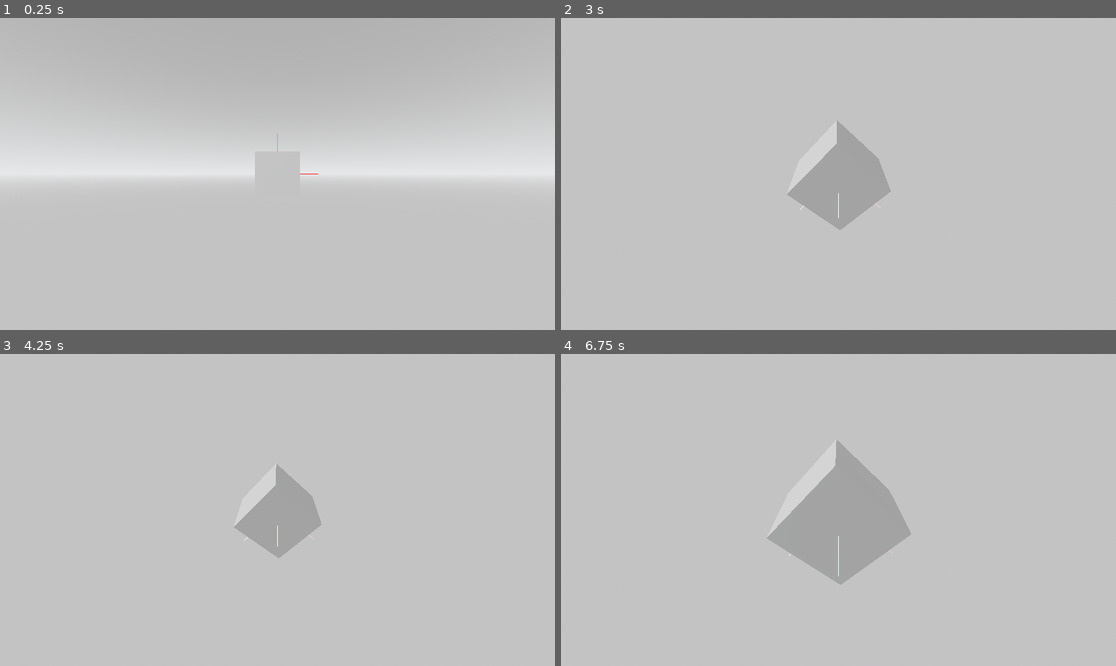
Above: before the commit, frames 1-4 (two rows, left to right).
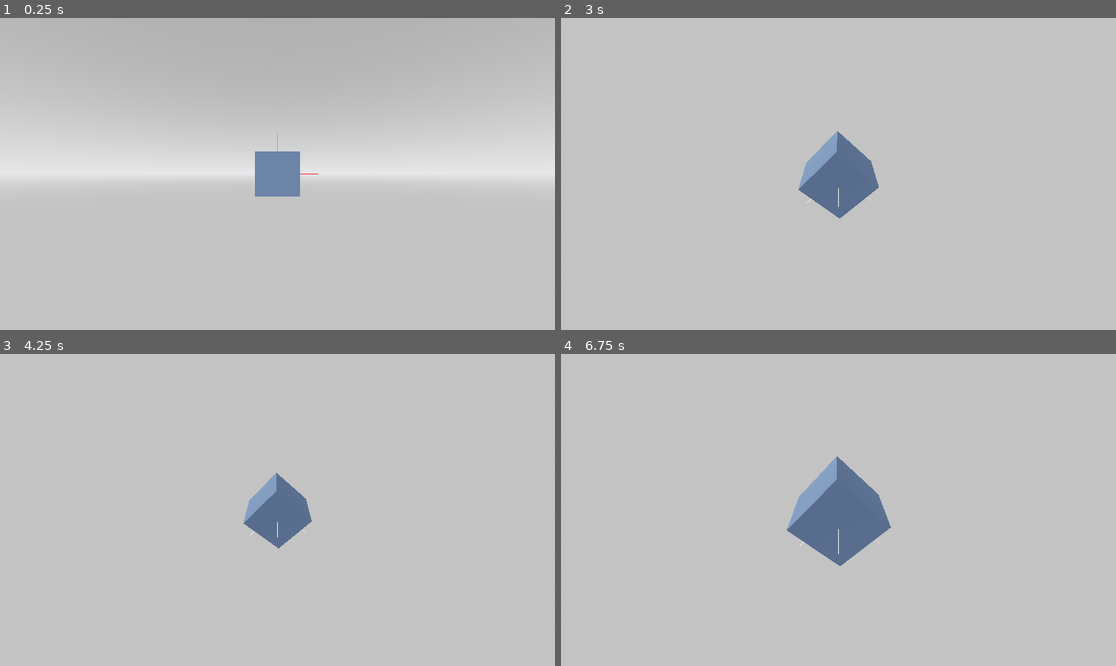
Above: after the commit, the same moments.

Repository: Nusiq/McGdModeling
Game: Godot game, scene res://3d/editor_viewport/editor_viewport.tscn
Two runs of this game, one before a commit and one after it. Both use one fixed random seed, a clock stepped at 60 frames per second and the inputs below. This scene is started directly instead of the project's main scene.
Inputs (mouse positions are in pixels of both pictures, inside the frame that each line leads up to):
- Up to frame 1 (0.25 s): no input
- Up to frame 2 (3 s): tap Enter at 0.5, 2 s; move the mouse to (960, 158) at 0.52 s; hold Mouse wheel up (shortcut.zoom_in_view) 0.53-1.28 s; click (960, 158) at 0.67 s; tap Mouse wheel down (shortcut.zoom_out_view) at 0.8, 1.35, 2.3 s; tap Space at 1.25, 2.75 s; move the mouse to (727, 189) at 1.27 s; click (727, 189) at 1.42 s; tap Mouse wheel up (shortcut.zoom_in_view) at 1.55, 2.85 s; move the mouse to (894, 105) at 2.02 s; hold Middle mouse button (gesture.pan_view) 2.03-2.78 s; click (894, 105) at 2.17 s; move the mouse to (810, 236) at 2.77 s; click (810, 236) at 2.92 s
- Up to frame 3 (4.25 s): tap Enter at 3.5 s; move the mouse to (444, 556) at 3.52 s; hold Mouse wheel down (shortcut.zoom_out_view) from 3.53 s (still down); click (444, 556) at 3.67 s
- Up to frame 4 (6.75 s): tap Space at 4.25 s; move the mouse to (672, 463) at 4.27 s; release Mouse wheel down (shortcut.zoom_out_view) at 4.28 s; tap Mouse wheel up (shortcut.zoom_in_view) at 4.35, 6.05 s; click (672, 463) at 4.42 s; move the mouse to (866, 510) at 5.02 s; hold Mouse wheel down (shortcut.zoom_out_view) 5.03-5.78 s; click (866, 510) at 5.17 s; move the mouse to (755, 432) at 5.77 s; tap Middle mouse button (gesture.pan_view) at 5.85 s; click (755, 432) at 5.92 s; move the mouse to (960, 494) at 6.52 s; hold Mouse wheel up (shortcut.zoom_in_view) from 6.53 s (still down); click (960, 494) at 6.67 s

The runs differ from the first frame. In frame 1, 1.2% of the frame differs, in the area x 45-55%, y 42-58%; in frame 2, 3.5%; in frame 3, 2.6%; in frame 4, 6.1%, in the area x 37-64%, y 27-74%.

Commit message:
Added a shortcut for centering the view to mouse cursor.

Diff:
--- a/3d/editor_viewport/editor_viewport.gd
+++ b/3d/editor_viewport/editor_viewport.gd
@@ -7,9 +7,10 @@
 @onready var camera_yaw: Node3D = $CameraTarget/CameraYaw
 @onready var camera_pitch: Node3D = $CameraTarget/CameraYaw/CameraPitch
 @onready var camera: Camera3D = $CameraTarget/CameraYaw/CameraPitch/Camera3D
+@onready var mouse_gesture: MouseGesture = $MouseGesture
 #endregion
 
-#region Gesture Interface
+#region Gesture Interface Config
 ## Controls the state of performing mouse gestures
 var is_mouse_gesture := false
 ## Staring zoom value for zoom mouse gesture
@@ -26,7 +27,9 @@
 const MAX_VIEW_DISTANCE = 10_000.0
 
 const PAN_SENSITIVITY_MULTIPLIER = 2.0
+#endregion
 
+#region Gesture Interface
 ## Called from the child node $MouseGesture. Handles the mouse gesture
 ## of rotateing the camera.
 func on_rotate(delta_poz: Vector2) -> void:
@@ -82,13 +85,9 @@
 		gesture_rotate_start = Vector3.ZERO
 		gesture_pan_start = Vector3.ZERO
 		is_mouse_gesture = false
-
 #endregion
 
-# Called when the node enters the scene tree for the first time.
-func _ready() -> void:
-	draw_axes()
-
+#region Setup Functions
 func draw_axes() -> void:
 	var mesh: ImmediateMesh = ImmediateMesh.new()
 
@@ -120,17 +119,39 @@
 
 	add_child(mesh_instance)
 
+#endregion
 
-# Called every frame. 'delta' is the elapsed time since the previous frame.
+## Moves the camera target to the location clicked by the user.
+func center_view_to_mouse(mouse_pos: Vector2) -> void:
+	var ray_length := 10000.0
+	var origin := camera.project_ray_origin(mouse_pos)
+	var target := origin + camera.project_ray_normal(mouse_pos) * ray_length
+	var space_state := get_world_3d().direct_space_state
+	var query := PhysicsRayQueryParameters3D.create(origin, target)
+	var result := space_state.intersect_ray(query)
+
+	if result:
+		camera_target.position = result.position
+	else:
+		print("No object was clicked.")
+
+func _ready() -> void:
+	draw_axes()
+
 func _process(_delta: float) -> void:
 	pass
 
 func _input(event: InputEvent) -> void:
-	if event.is_action("shortcut.zoom_in_view"):
+	if event.is_action_pressed("shortcut.zoom_in_view", false, true):
 		if is_mouse_gesture:
 			return
 		on_zoom(Vector2.UP * 0.08)
-	elif event.is_action("shortcut.zoom_out_view"):
+	elif event.is_action_pressed("shortcut.zoom_out_view", false, true):
 		if is_mouse_gesture:
 			return
 		on_zoom(Vector2.DOWN * 0.08)
+	elif event.is_action_pressed("shortcut.center_view_to_mouse", false, true):
+		center_view_to_mouse(
+			# Using position from mouse_gesture object and not from the event
+			# because the user could rebind the shortcut to a keyboard event
+			mouse_gesture.get_local_mouse_position())
--- a/3d/editor_viewport/editor_viewport.tscn
+++ b/3d/editor_viewport/editor_viewport.tscn
@@ -18,7 +18,13 @@
 sky = SubResource("Sky_vaoec")
 tonemap_mode = 2
 
+[sub_resource type="StandardMaterial3D" id="StandardMaterial3D_qevkv"]
+albedo_color = Color(0.279369, 0.35092, 0.466454, 1)
+
 [sub_resource type="BoxMesh" id="BoxMesh_4g35t"]
+material = SubResource("StandardMaterial3D_qevkv")
+
+[sub_resource type="BoxShape3D" id="BoxShape3D_u0c74"]
 
 [node name="EditorViewport" type="Node3D"]
 script = ExtResource("1_lx2y6")
@@ -28,6 +34,11 @@
 
 [node name="MeshInstance3D" type="MeshInstance3D" parent="."]
 mesh = SubResource("BoxMesh_4g35t")
+
+[node name="StaticBody3D" type="StaticBody3D" parent="MeshInstance3D"]
+
+[node name="CollisionShape3D" type="CollisionShape3D" parent="MeshInstance3D/StaticBody3D"]
+shape = SubResource("BoxShape3D_u0c74")
 
 [node name="MouseGesture" type="Control" parent="."]
 layout_mode = 3
--- a/project.godot
+++ b/project.godot
@@ -50,3 +50,8 @@
 "events": [Object(InputEventMouseButton,"resource_local_to_scene":false,"resource_name":"","device":-1,"window_id":0,"a …(259 unchanged characters)…
 ]
 }
+shortcut.center_view_to_mouse={
+"deadzone": 0.5,
+"events": [Object(InputEventMouseButton,"resource_local_to_scene":false,"resource_name":"","device":-1,"window_id":0,"alt_pressed":true,"shift_pressed":false,"ctrl_pressed":false,"meta_pressed":false,"button_mask":4,"position":Vector2(166, 16),"global_position":Vector2(170, 57),"factor":1.0,"button_index":3,"canceled":false,"pressed":true,"double_click":false,"script":null)
+]
+}
Not shown: 1 places in 3d/editor_viewport/editor_viewport.tscn that only renumber resources
